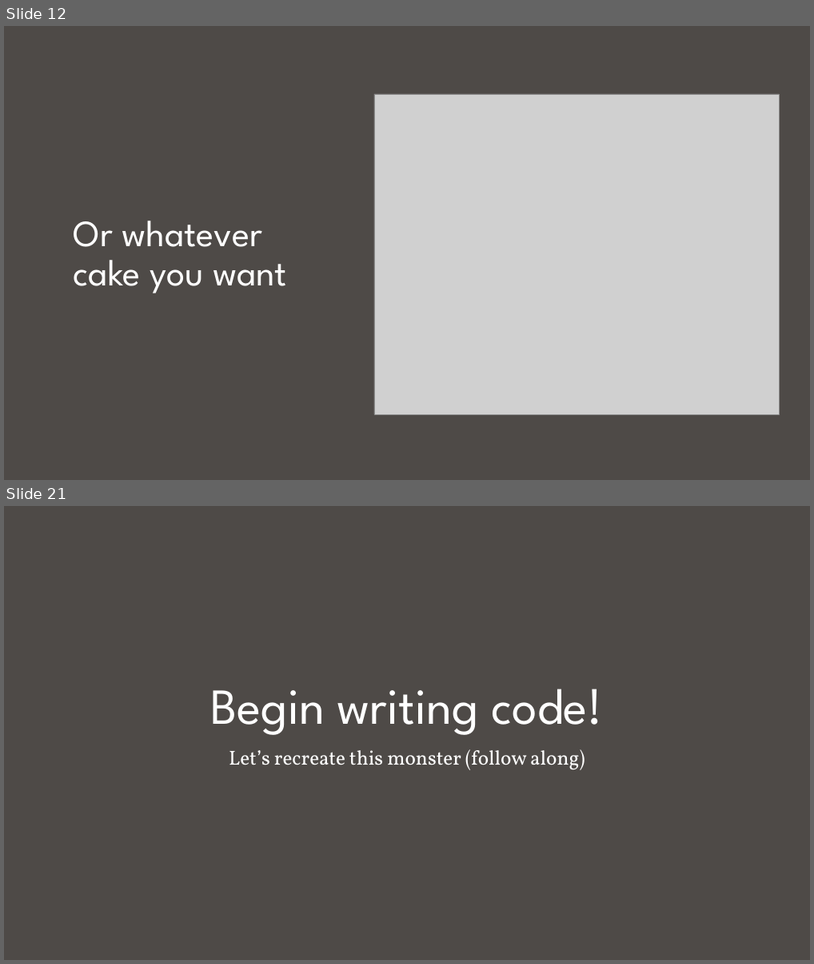
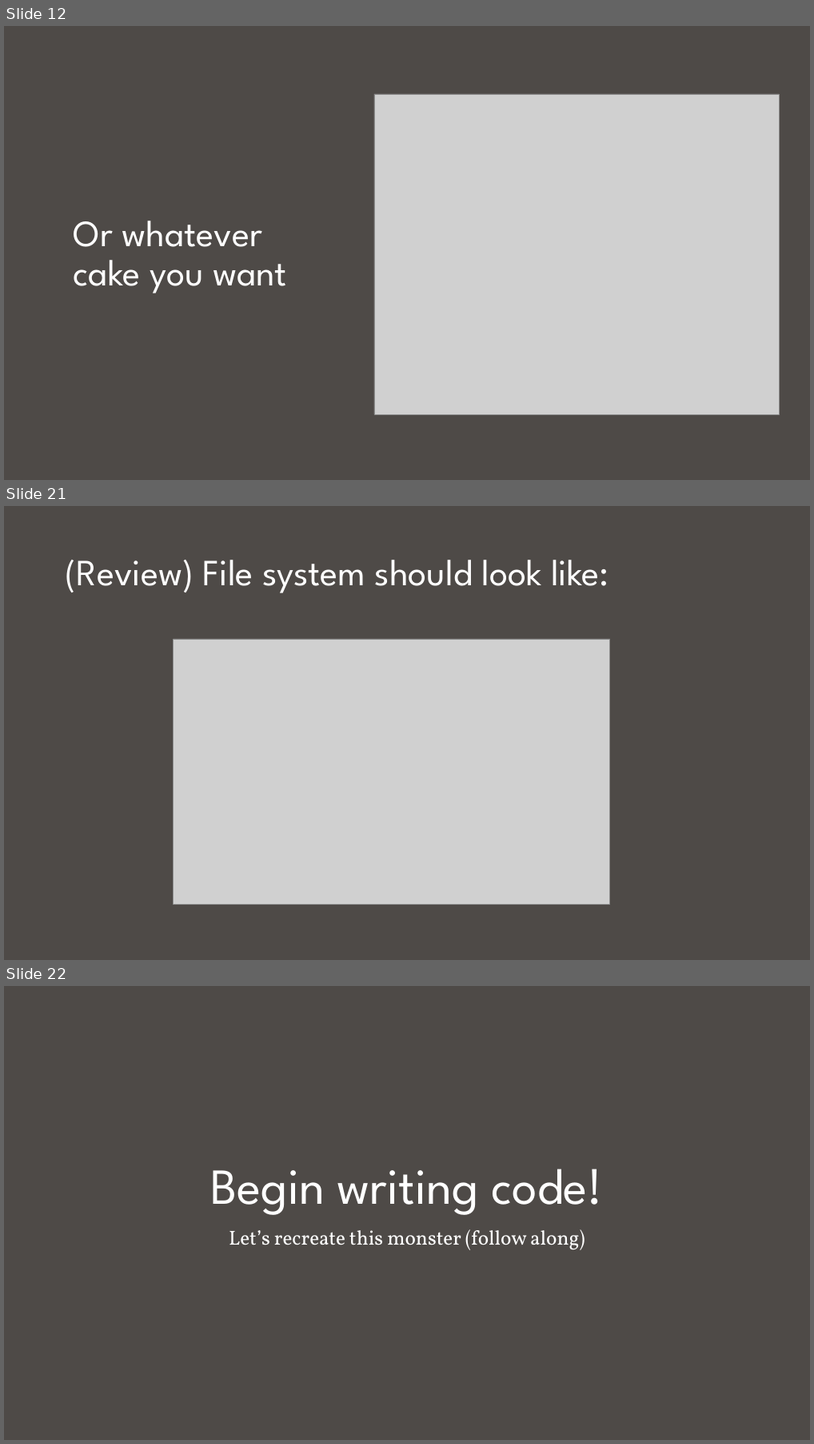
Before and after one commit to nuitrcs/Intro_to_d3_workshop, a slide deck: Introduction to D3.pptx. Shown one above the other, each under a label of ours: slides 12 and 21 before the commit, slides 12, 21 and 22 after it; the slides between them are not shown. The pictures are 814x964 and 814x1444 pixels, drawn with LibreOffice and Linux fonts; fonts in the diff are those of the drawing; grey boxes stand for pictures. Boxes give left, top, right and bottom in pixels: in the first picture for what was removed or moved away, otherwise in the second. Text is boxed around its words. In the diff, an @@ line names an element or a change of style, - is before the commit and + after.

```diff
--- a/Introduction to D3.pptx
+++ b/Introduction to D3.pptx
@@ slide 21 added at (x1=4, y1=506, x2=810, y2=960), background #4E4A47 @@
@@ title added at (x1=66, y1=560, x2=610, y2=593), 44 pt, text #FFFFFF @@
+(Review) File system should look like:
@@ picture added at (x1=174, y1=639, x2=610, y2=904) @@
@@ what was slide 21 is now slide 22 @@
```
Also in this commit, not shown: 8 slides changed, 1 other slide added, 1 slide removed.
